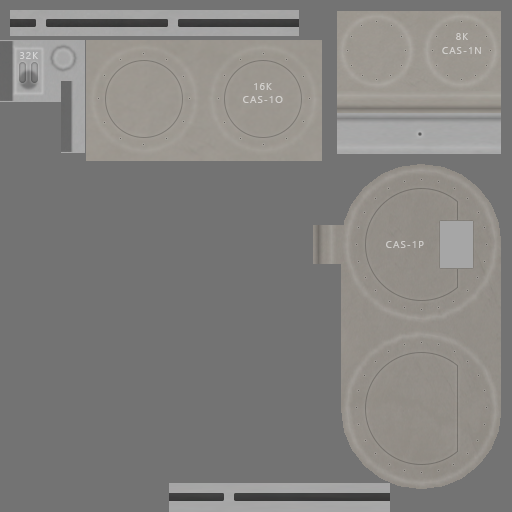
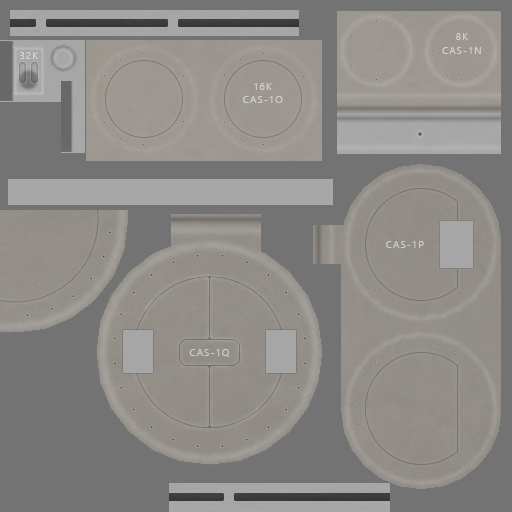
Two versions of the same layered image (w=512, h=512). Layer-by-layer changes:
added layer "Cap Low" (1st of 2) above "Cap High" over box(171, 214, 261, 225)
added layer "Cap High" (1st of 2) above "CAS-1Q" over box(0, 210, 323, 465)
added layer "CAS-1Q" (50%) above "Cap Botls 2" over box(189, 349, 230, 357)
added layer "Cap Botls 2" (50%) above "Cap Botls 1" over box(26, 231, 112, 317)
added layer "Cap Botls 1" (50%) above "Cap Detail 3" over box(113, 254, 307, 448)
added layer "Cap Detail 3" (1st of 2) (20%) above "Cap Detail 3 High" over box(0, 210, 99, 303)
added layer "Cap Detail 3 High" (1st of 2) (20%) above "Cap Detail 2" over box(0, 210, 104, 308)
added layer "Cap Detail 2" (1st of 2) above "Cap Detail 1 High" over box(123, 330, 296, 373)
added layer "Cap Detail 1 High" (1st of 2) (40%) above "Cap Detail 1 Higher" over box(131, 271, 287, 433)
added layer "Cap Detail 1 Higher" (20%) above "Cap Detail 1" over box(144, 275, 261, 425)
added layer "Cap Detail 1" (1st of 2) (20%) above "Wear" over box(136, 275, 283, 429)
added layer "Wear" (1st of 4) (20%) above "Control_P" over box(0, 210, 322, 464)
added group "Control_P" with 18 layers above "Control_O" over box(0, 179, 333, 465)
moved "Cap High" (2nd of 2, in "Control_P") into group "Control_P" over box(326, 179, 333, 205)
moved "Wear" (2nd of 4, in "Control_P") into group "Control_P" over box(0, 179, 333, 465)
painted on "b" over box(0, 179, 333, 464)
